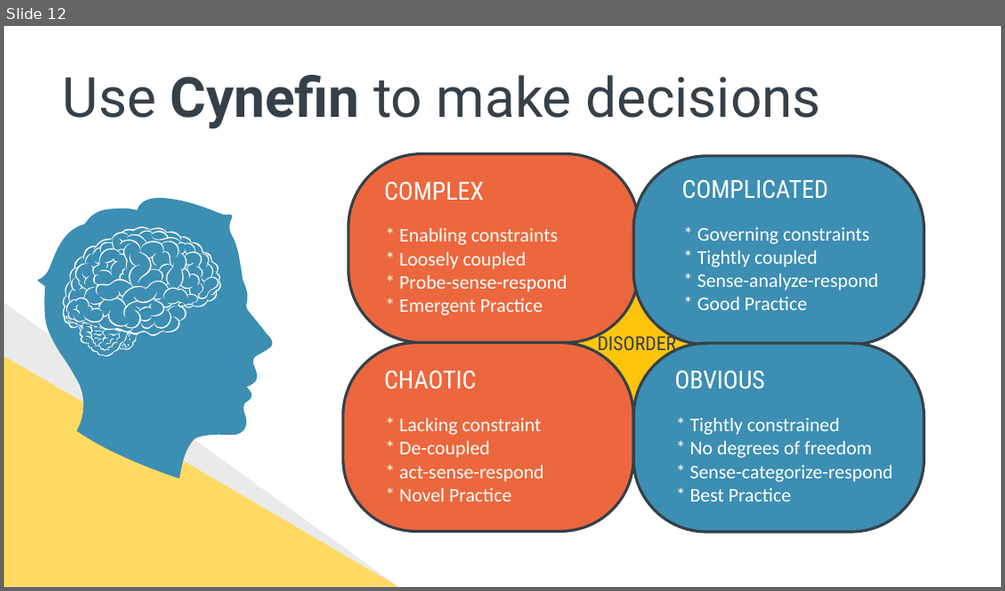
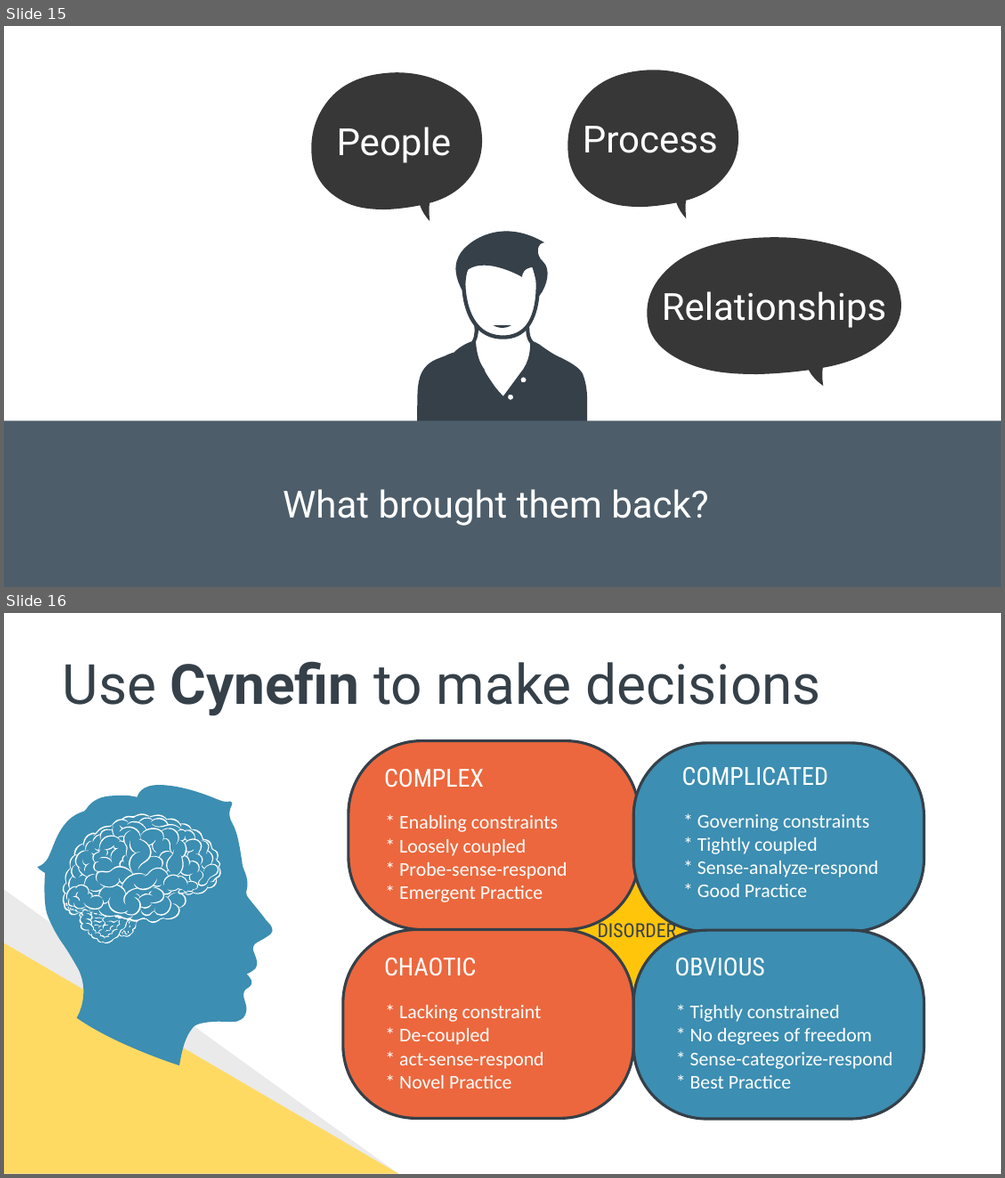
Before and after one commit to spetryjohnson/Talk---Hiring--Firing--and-Inspiring, a slide deck: Hiring, Firing, and Inspiring.pptx. Shown one above the other, each under a label of ours: slide 12 before the commit, slides 15 and 16 after it. The pictures are 1005x591 and 1005x1178 pixels, drawn with LibreOffice and Linux fonts; fonts in the diff are those of the drawing. Boxes give left, top, right and bottom in pixels: in the first picture for what was removed or moved away, otherwise in the second. Text is boxed around its words. In the diff, an @@ line names an element or a change of style, - is before the commit and + after.

```diff
--- a/Hiring, Firing, and Inspiring.pptx
+++ b/Hiring, Firing, and Inspiring.pptx
@@ slide 15 added at [4,26,1001,587], background #FFFFFF @@
@@ text added at [27,70,218,126], 27 pt, text #FFFFFF @@
+☺
@@ freeform shape added at [311,73,481,222], fill #262626 at 92% opacity @@
@@ text added at [409,70,555,127], 27 pt, text #FFFFFF @@
+☺
@@ freeform shape added at [568,70,738,218], fill #262626 at 92% opacity @@
@@ text added at [300,119,429,167], 27 pt, text #FFFFFF @@
+☺
@@ text added at [337,127,452,163], 27 pt, text #FFFFFF @@
+People
@@ text added at [558,118,687,165], 27 pt, text #FFFFFF @@
+☺
@@ text added at [582,126,718,153], 27 pt, text #FFFFFF @@
+Process
@@ freeform shape added at [417,215,587,439], fill #354049 @@
@@ freeform shape added at [647,237,901,386], fill #262626 at 92% opacity @@
@@ text added at [636,284,766,331], 27 pt, text #FFFFFF @@
+☺
@@ text added at [662,291,886,328], 27 pt, text #FFFFFF @@
+Relationships
@@ freeform shape added at [494,325,511,328], fill #354049 @@
@@ rectangle added at [4,421,1001,586], fill #4D5D6A @@
@@ text added at [283,489,708,525], 27 pt, text #FFFFFF @@
+What brought them back?
@@ what was slide 12 is now slide 16 @@
```
Also in this commit, not shown: 13 slides changed, 4 other slides added, 1 slide removed.
